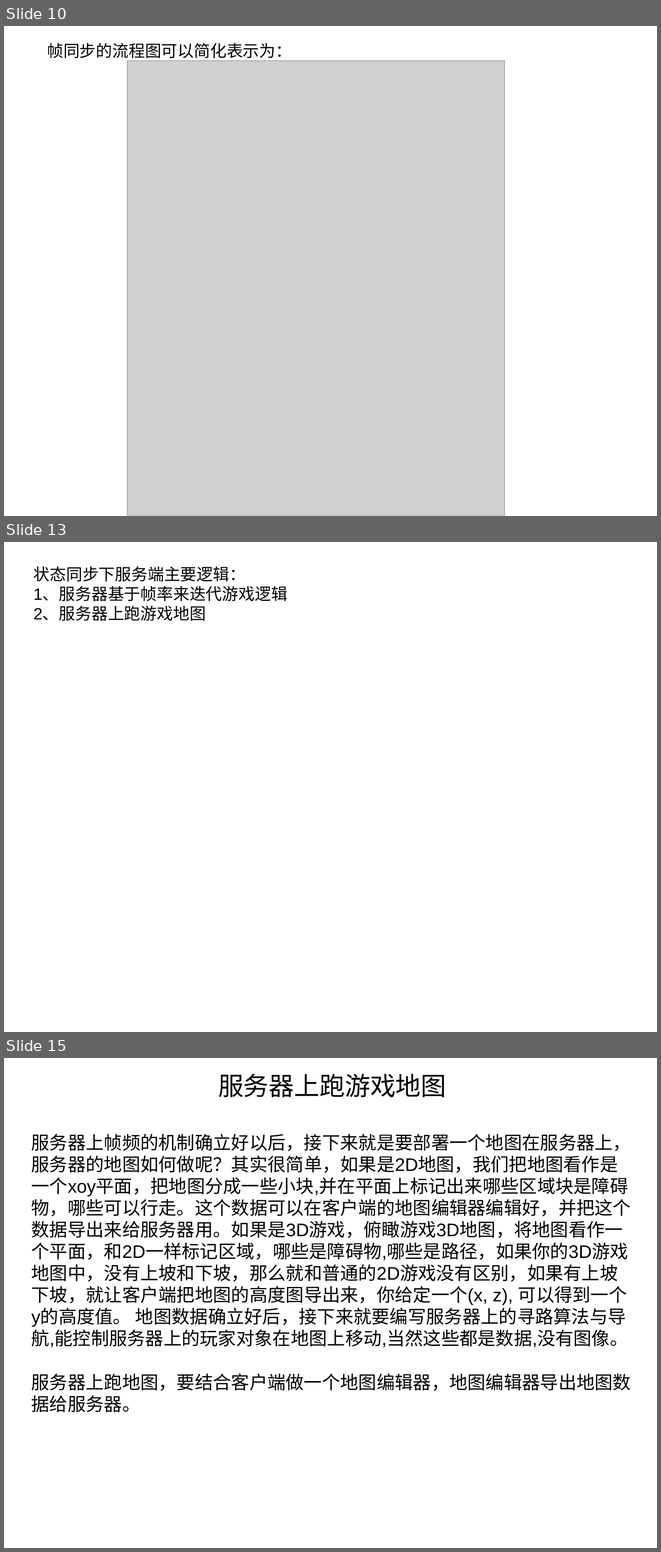
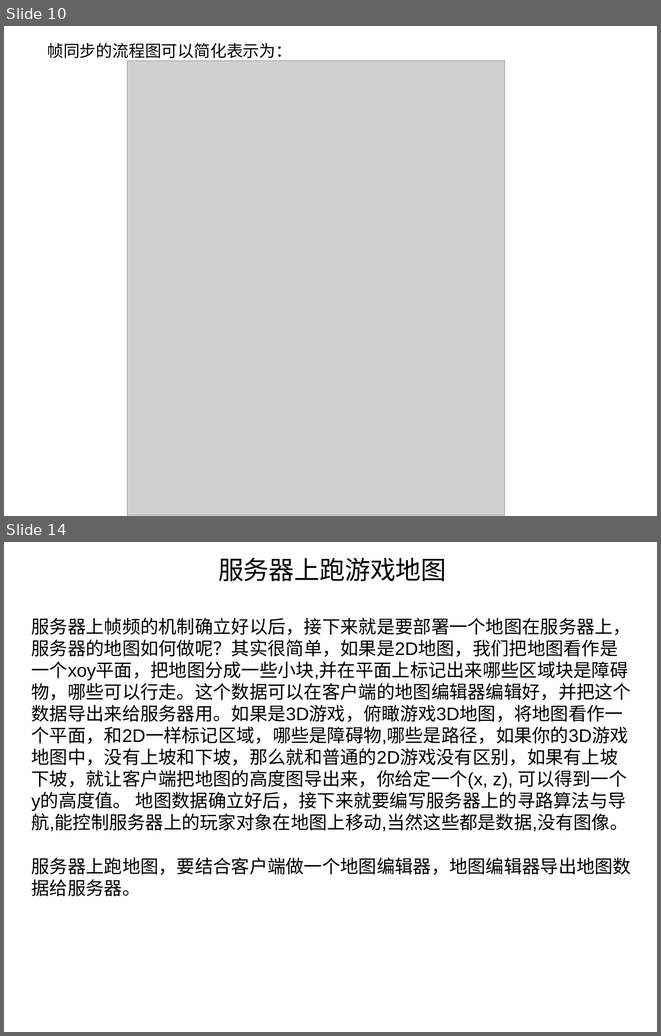
Before and after one commit to cyk88888888/LockStep-StateSynchronization, a slide deck: 浅析帧同步和状态同步.ppt. Shown one above the other, each under a label of ours: slides 10, 13 and 15 before the commit, slides 10 and 14 after it; the slides between them are not shown. The pictures are 661x1552 and 661x1036 pixels, drawn with LibreOffice and Linux fonts; fonts in the diff are those of the drawing; grey boxes stand for pictures. Boxes give left, top, right and bottom in pixels: in the first picture for what was removed or moved away, otherwise in the second. Text is boxed around its words. In the diff, an @@ line names an element or a change of style, - is before the commit and + after.

```diff
--- a/浅析帧同步和状态同步.ppt
+++ b/浅析帧同步和状态同步.ppt
@@ slide 13 removed at [4, 542, 657, 1032], background #FFFFFF @@
@@ text removed at [34, 566, 288, 621] @@
-状态同步下服务端主要逻辑：
-1、服务器基于帧率来迭代游戏逻辑
-2、服务器上跑游戏地图
@@ what was slide 15 is now slide 14 @@
```
Also in this commit, not shown: 4 slides changed, 1 slide added, 1 other slide removed, 1 other file.
